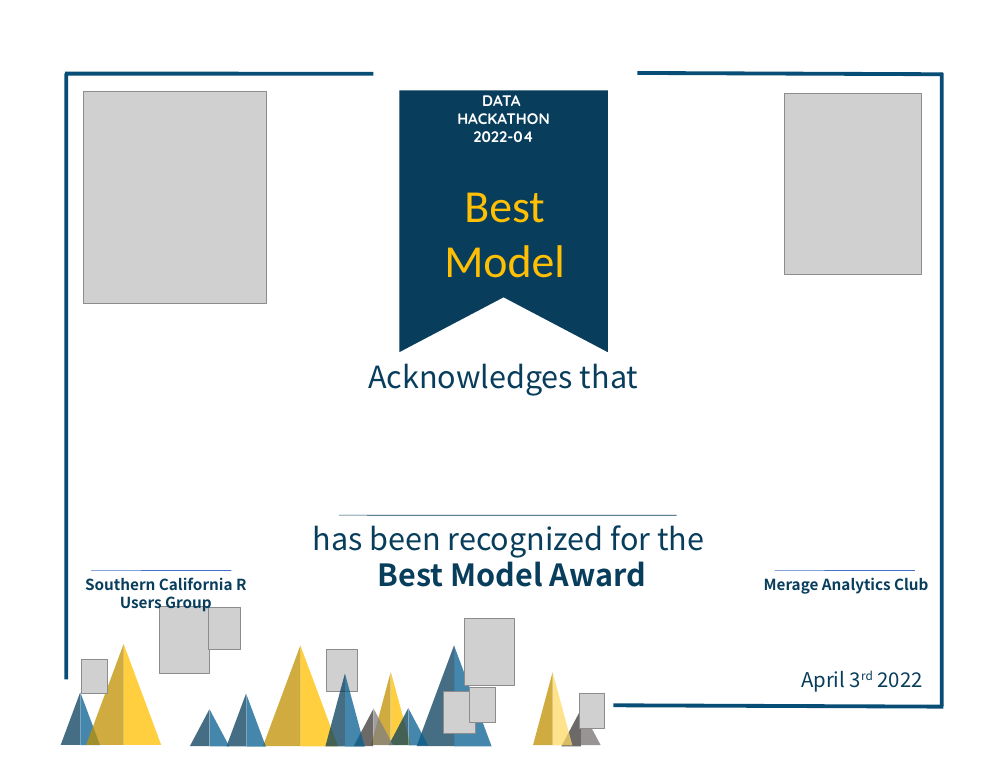
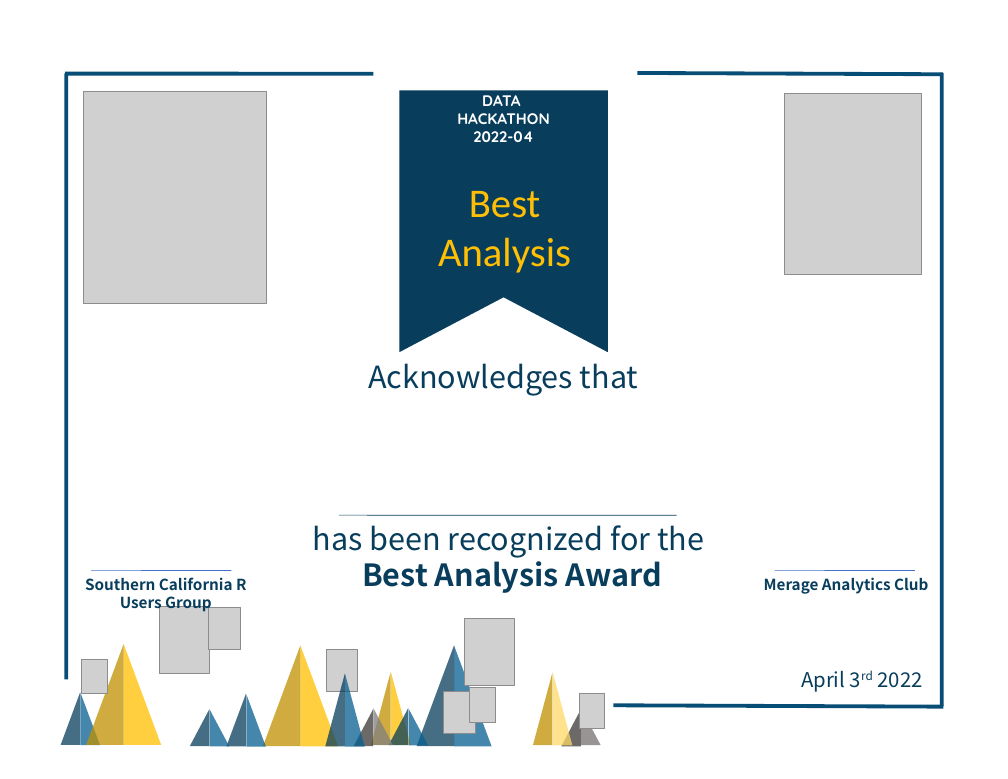
Before and after one commit to socalrug/hackathon-2022-04, a slide deck: slide 1 of admin/certificate/Certificate.odp. Drawn at 1008x779 pixels with LibreOffice and Linux fonts; fonts in the diff are those of the drawing; grey boxes stand for pictures; background and template pictures are left out. Boxes give left, top, right and bottom in pixels: in the first picture for what was removed or moved away, otherwise in the second. Text is boxed around its words. In the diff, an @@ line names an element or a change of style, - is before the commit and + after.

Commit message:
Added Analysis and Presentation

```diff
--- a/admin/certificate/Certificate.odp
+++ b/admin/certificate/Certificate.odp
@@ rectangle "Best Analysis": place and size @@
-rectangle "Best Analysis" at [401, 172, 608, 291]
+rectangle "Best Analysis" at [401, 172, 608, 279]
@@ text in rectangle at [438, 191, 571, 273]: text changed; size 36 to 32 pt @@
-Best Model
+Best Analysis
@@ text at [313, 525, 704, 593]: text changed @@
-has been recognized for the
-Best Model Award
+has been recognized for the
+Best Analysis Award
```
Also in this commit, not shown: 1 slide added, 1 other file.
